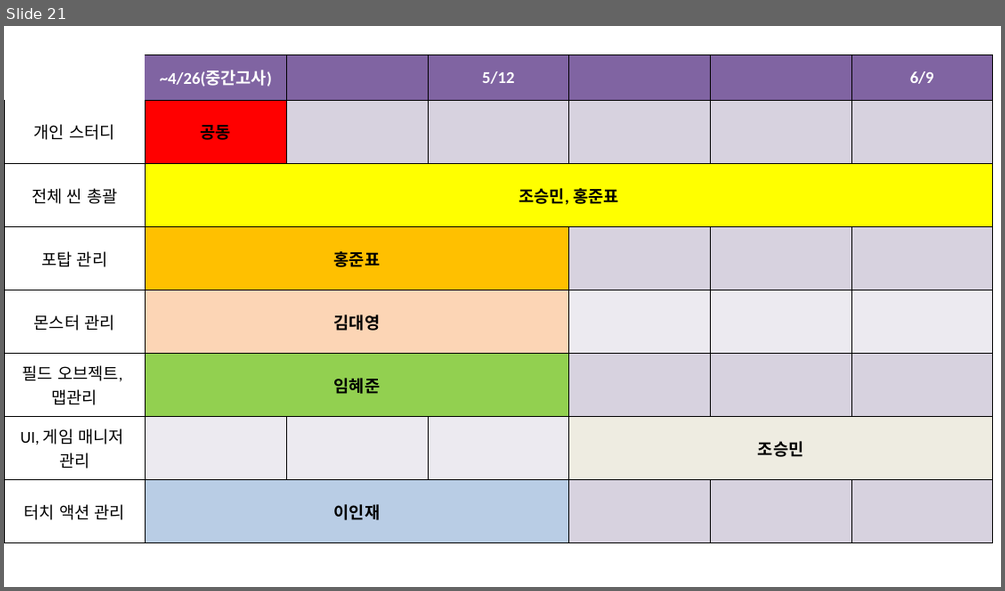
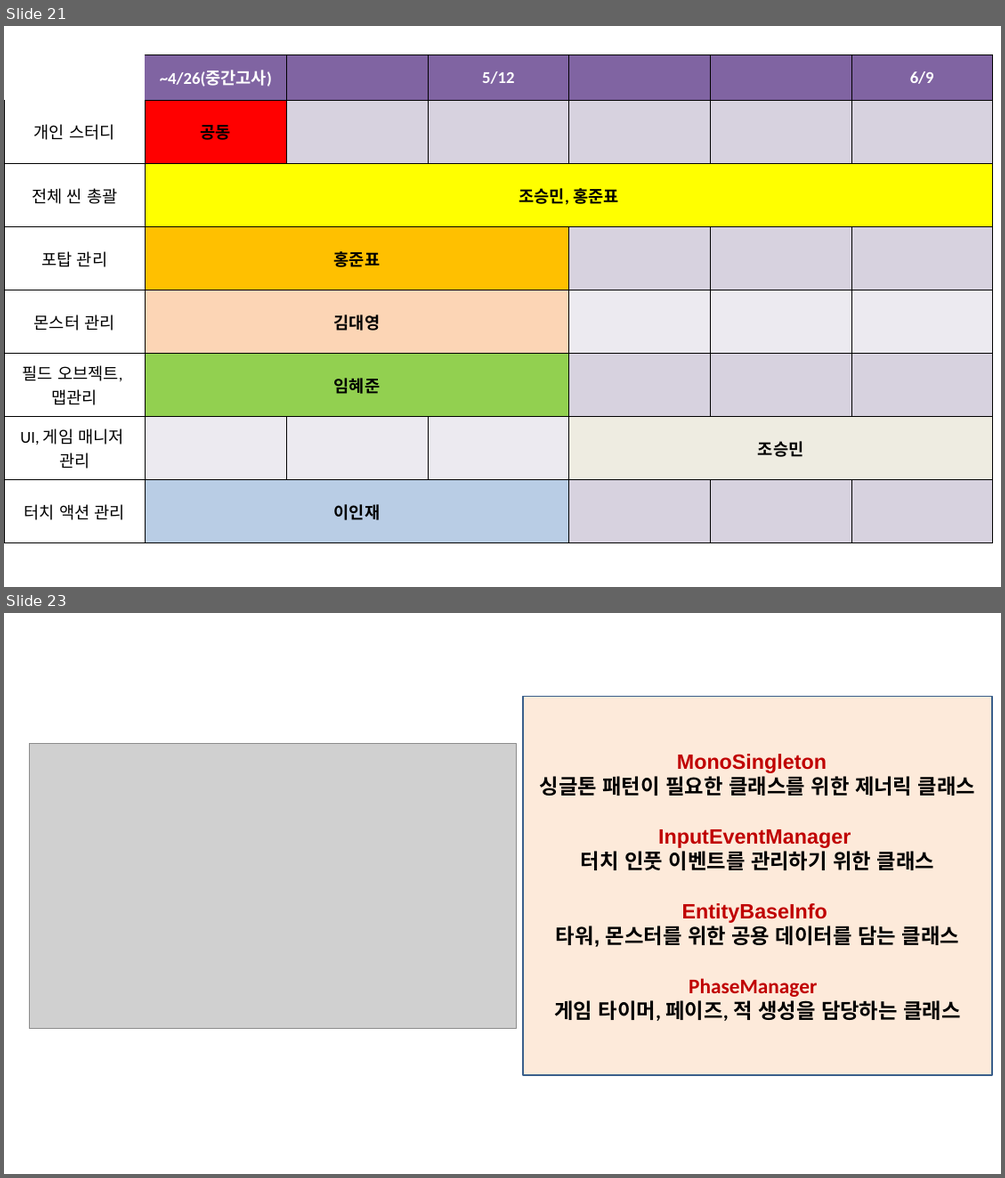
Before and after one commit to pknu-wap/WAP-GAME-TEAM2-MAIN, a slide deck: Wap_Game_Team2 시작발표.pptx. Shown one above the other, each under a label of ours: slide 21 before the commit, slides 21 and 23 after it; the slides between them are not shown. The pictures are 1005x591 and 1005x1178 pixels, drawn with LibreOffice and Linux fonts; fonts in the diff are those of the drawing; grey boxes stand for pictures; background and template pictures are left out. Boxes give left, top, right and bottom in pixels: in the first picture for what was removed or moved away, otherwise in the second. Text is boxed around its words. In the diff, an @@ line names an element or a change of style, - is before the commit and + after.

Commit message:
중간발표자료 업데이트

```diff
--- a/Wap_Game_Team2 시작발표.pptx
+++ b/Wap_Game_Team2 시작발표.pptx
@@ slide 23 added at box(4, 613, 1001, 1174), background picture (left out) @@
@@ rectangle added at box(523, 697, 992, 1075), fill #FDEADA, outline #3A5F8C 2 pt, 30 pt, text #000000, bold @@
+MonoSingleton
+싱글톤 패턴이 필요한 클래스를 위한 제너릭 클래스
+InputEventManager
+터치 인풋 이벤트를 관리하기 위한 클래스
+EntityBaseInfo
+타워, 몬스터를 위한 공용 데이터를 담는 클래스
+PhaseManager
+게임 타이머, 페이즈, 적 생성을 담당하는 클래스
@@ picture added at box(29, 744, 516, 1028) @@
```
Also in this commit, not shown: 2 slides changed, 1 other slide added, 1 other file.
